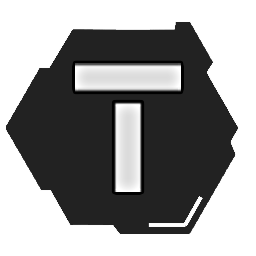
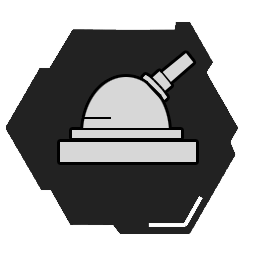
Two versions of the same layered image (256 x 256). Layer-by-layer changes:
added layer "Artillery" above "T" over [60, 53, 196, 162]
hid "T" over [75, 63, 181, 192]